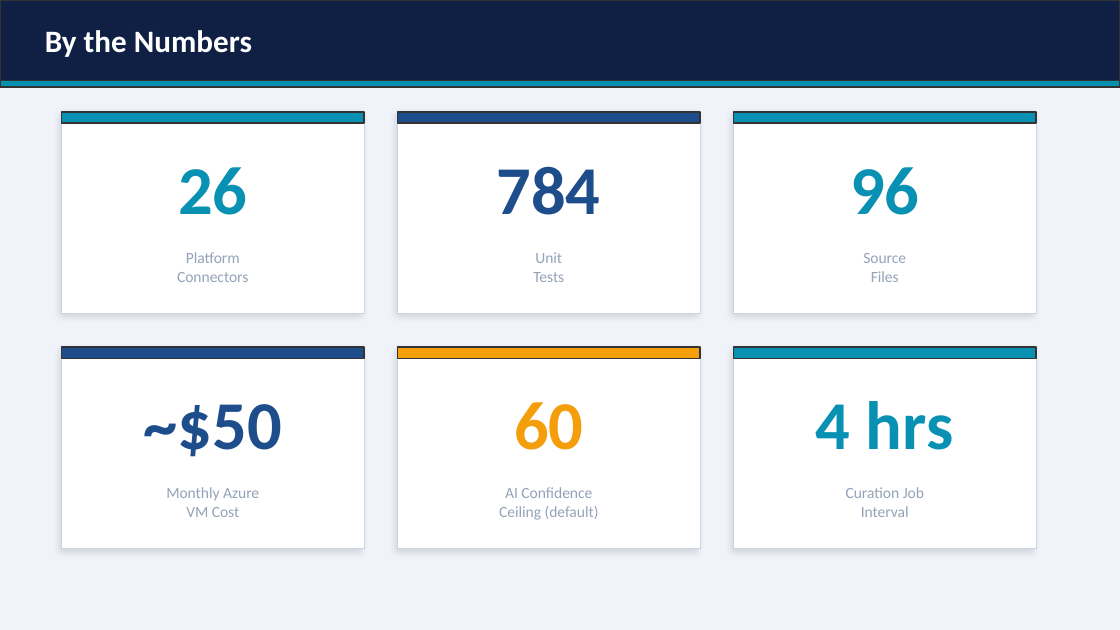
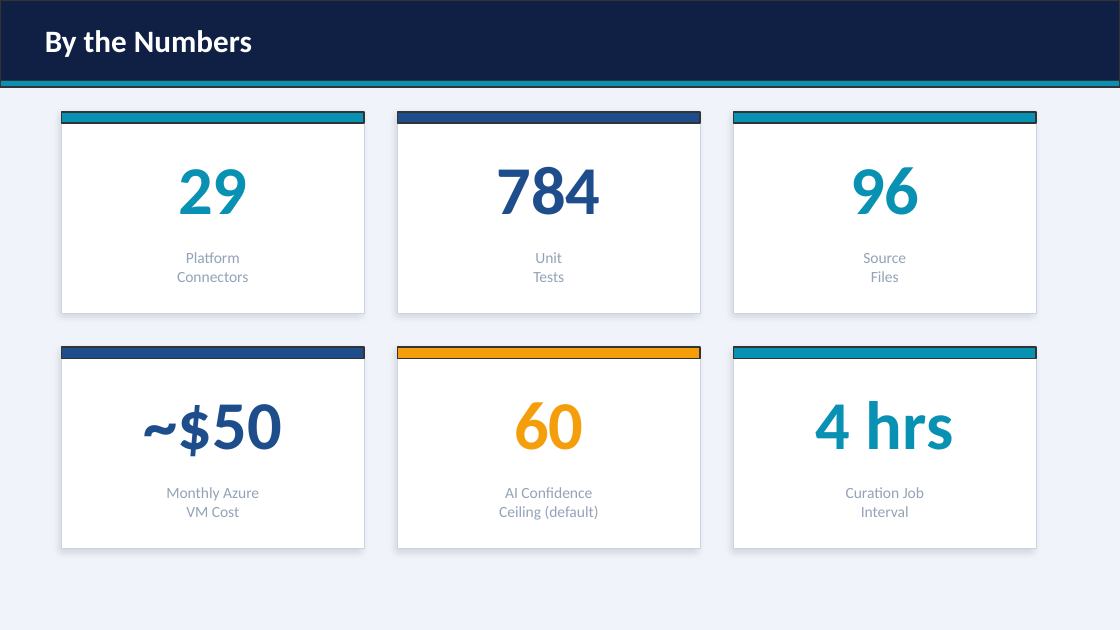
Before and after one commit to wrhalpin/GNAT, a slide deck: slide 16 of GNAT-Presentation.pptx. Drawn at 1120x630 pixels with LibreOffice and Linux fonts; fonts in the diff are those of the drawing. Boxes give left, top, right and bottom in pixels: in the first picture for what was removed or moved away, otherwise in the second. Text is boxed around its words. In the diff, an @@ line names an element or a change of style, - is before the commit and + after.

```diff
--- a/GNAT-Presentation.pptx
+++ b/GNAT-Presentation.pptx
@@ text at (x1=178, y1=169, x2=247, y2=214): text changed @@
-26
+29
```
Also in this commit, not shown: 5 other slides changed, 4 other files.
